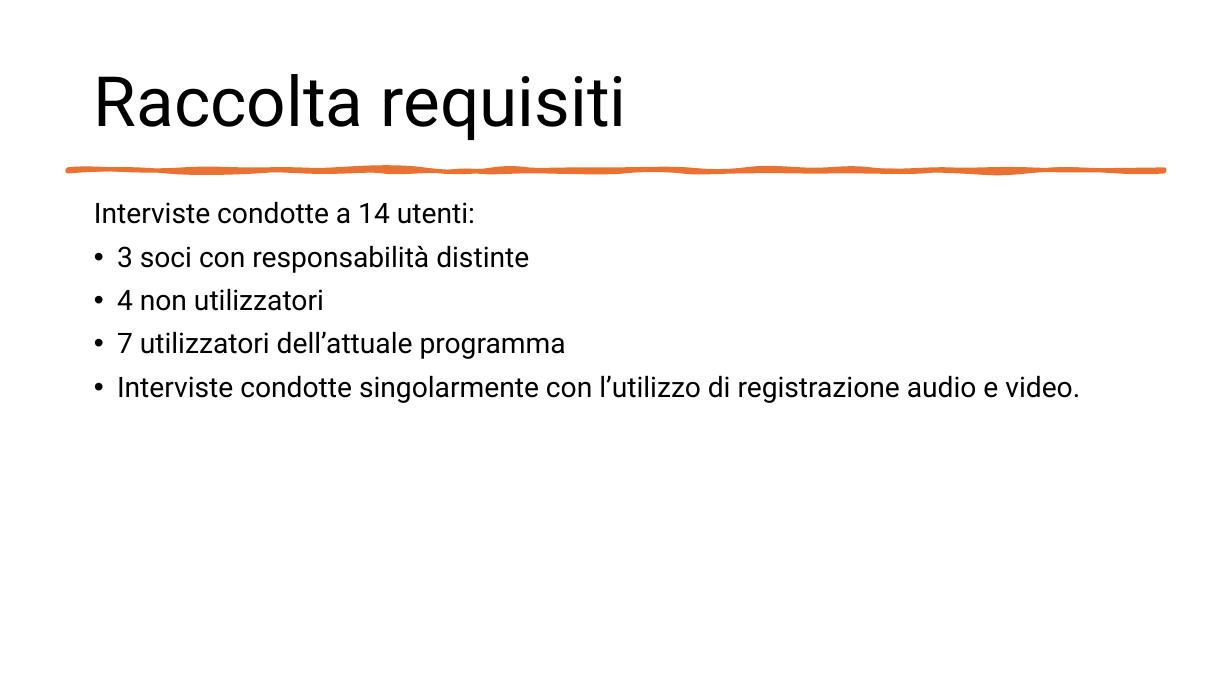
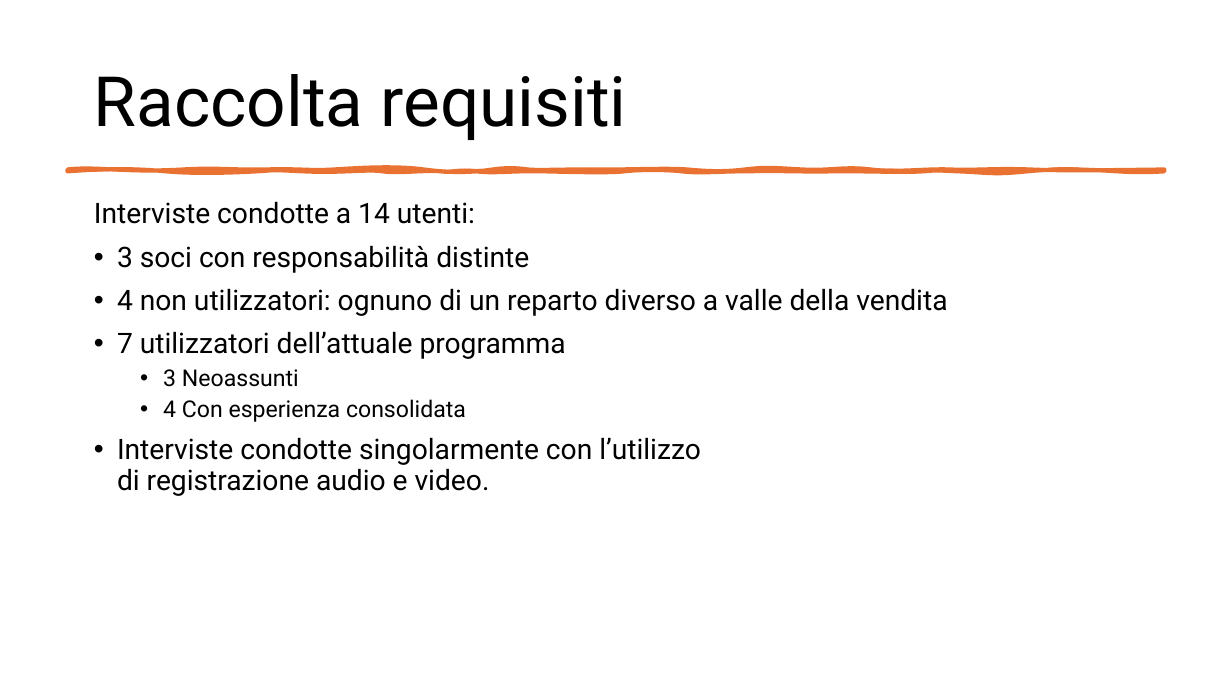
Before and after one commit to Cav95/Tesi_Triennale, a slide deck: slide 4 of Slide/Configuratore di prodotto per le vendite.pptx. Drawn at 1232x693 pixels with LibreOffice and Linux fonts; fonts in the diff are those of the drawing. Boxes give left, top, right and bottom in pixels: in the first picture for what was removed or moved away, otherwise in the second. Text is boxed around its words. In the diff, an @@ line names an element or a change of style, - is before the commit and + after.

```diff
--- a/Slide/Configuratore di prodotto per le vendite.pptx
+++ b/Slide/Configuratore di prodotto per le vendite.pptx
@@ text at bbox=[117, 288, 947, 316]: text changed @@
-• 4 non utilizzatori
+• 4 non utilizzatori: ognuno di un reparto diverso a valle della vendita
@@ text at bbox=[163, 369, 466, 422]: paragraphs added @@
+  • 3 Neoassunti
+  • 4 Con esperienza consolidata
```
Also in this commit, not shown: 9 other slides changed, 1 other file.
